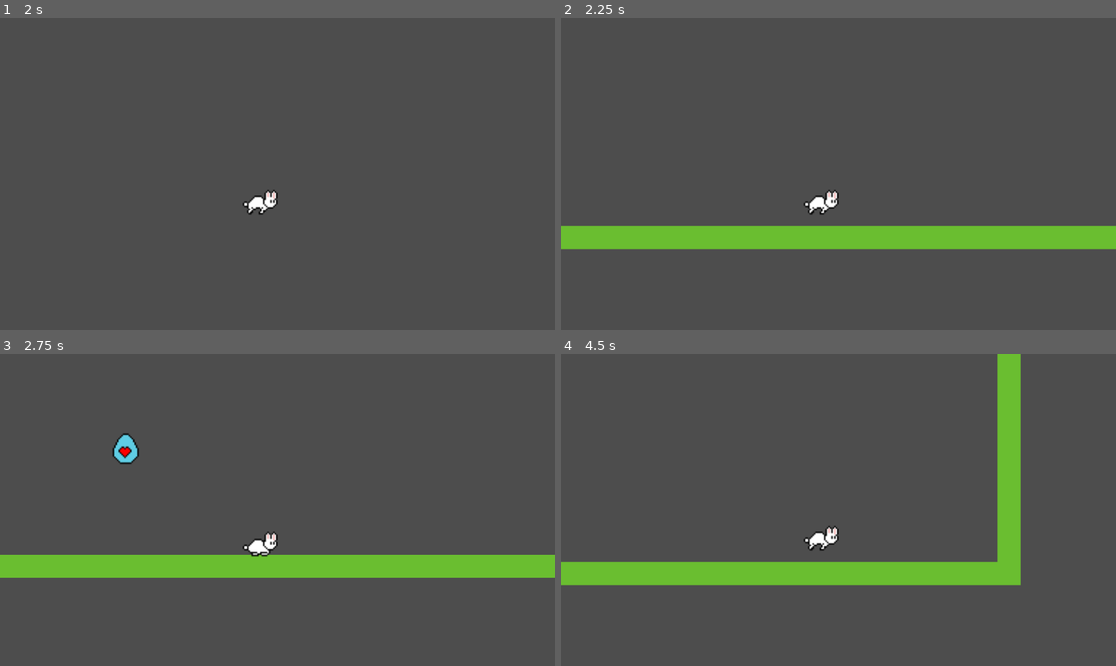
Above: before the commit, frames 1-4 (two rows, left to right).
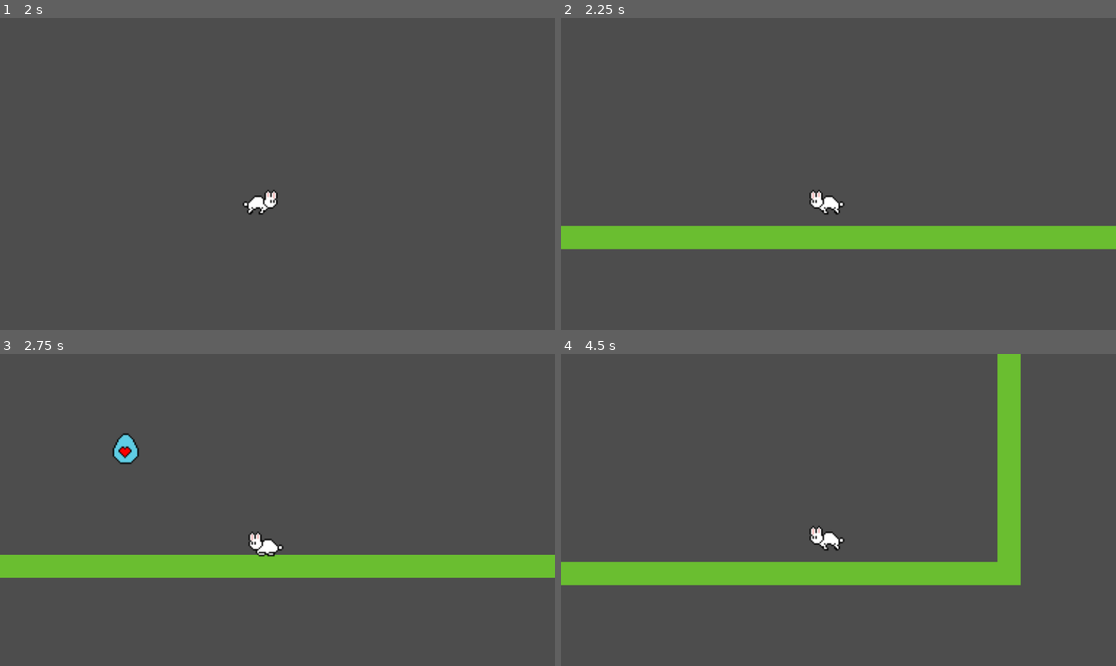
Above: after the commit, the same moments.

Repository: Nervous-Oysters/Jam-Linux-2023
Game: Godot game, scene res://src/Levels/Hub.tscn
Two runs of this game, one before a commit and one after it. Both use one fixed random seed, a clock stepped at 60 frames per second and the inputs below.
Inputs:
- Up to frame 1 (2 s): tap Enter at 0.5 s; hold D (move_right) from 0.53 s (still down); tap Space (jump) at 0.77, 1.52 s
- Up to frame 2 (2.25 s): tap Space (jump) at 2 s; release D (move_right) at 2.03 s; hold A (move_left) from 2.03 s (still down)
- Up to frame 3 (2.75 s): keep holding A (move_left)
- Up to frame 4 (4.5 s): release A (move_left) at 2.78 s; hold D (move_right) 2.78-4.28 s; tap Space (jump) at 3.02, 3.77 s; hold A (move_left) from 4.28 s (still down)

Frame 1 is identical in both runs. In frame 2, 0.3% of the frame differs, in the area x 43-52%, y 55-64%; in frame 3, 0.3%, in the area x 43-52%, y 56-66%; in frame 4, 0.3%.

Commit message:
rotation of the player when change the direction

Diff:
--- a/src/Actors/Rabbit.gd
+++ b/src/Actors/Rabbit.gd
@@ -38,8 +38,12 @@
 
 
 	# move left and right
-	if DIRECTION:
+	if DIRECTION: #1 : droite, -1 : gauche
 		velocity.x = DIRECTION * SPEED
+		if DIRECTION == -1 :
+			$Sprite2D.flip_h = true
+		else :
+			$Sprite2D.flip_h = false
 	else:
 		velocity.x = move_toward(velocity.x, 0, SPEED)
 
